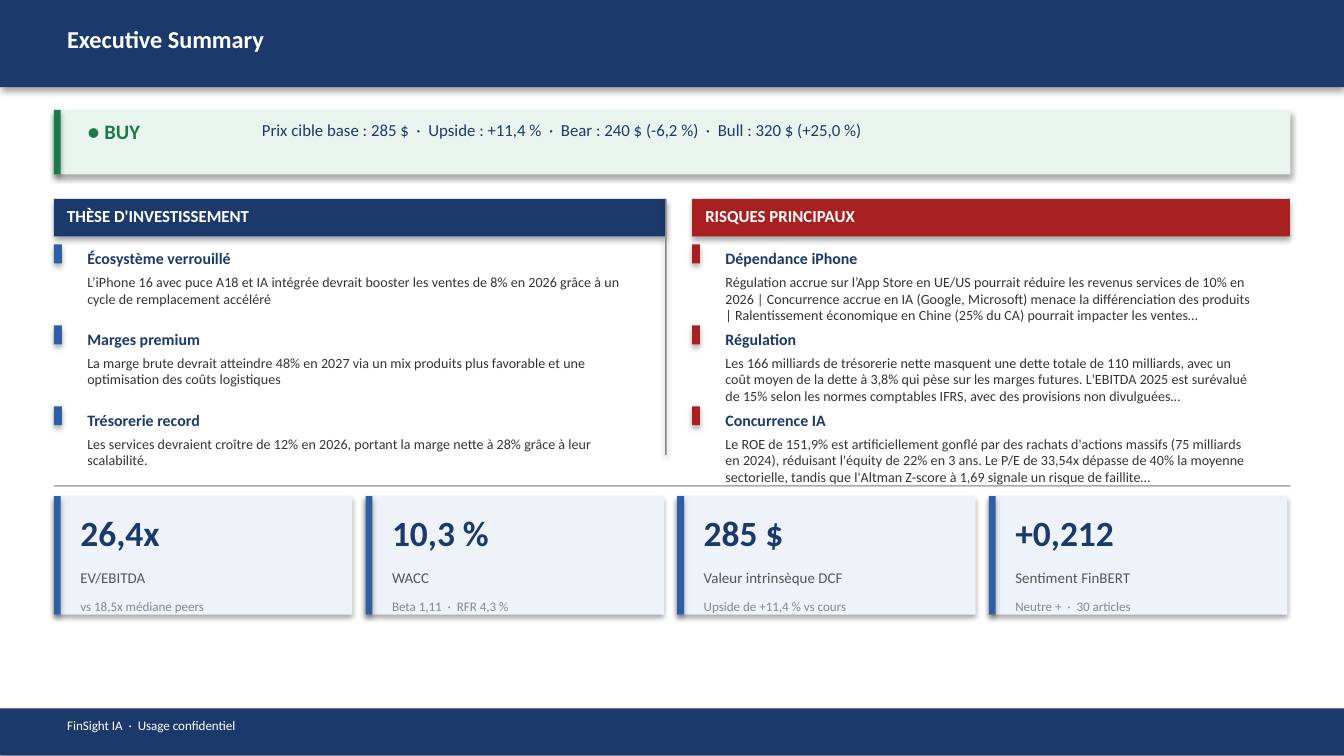
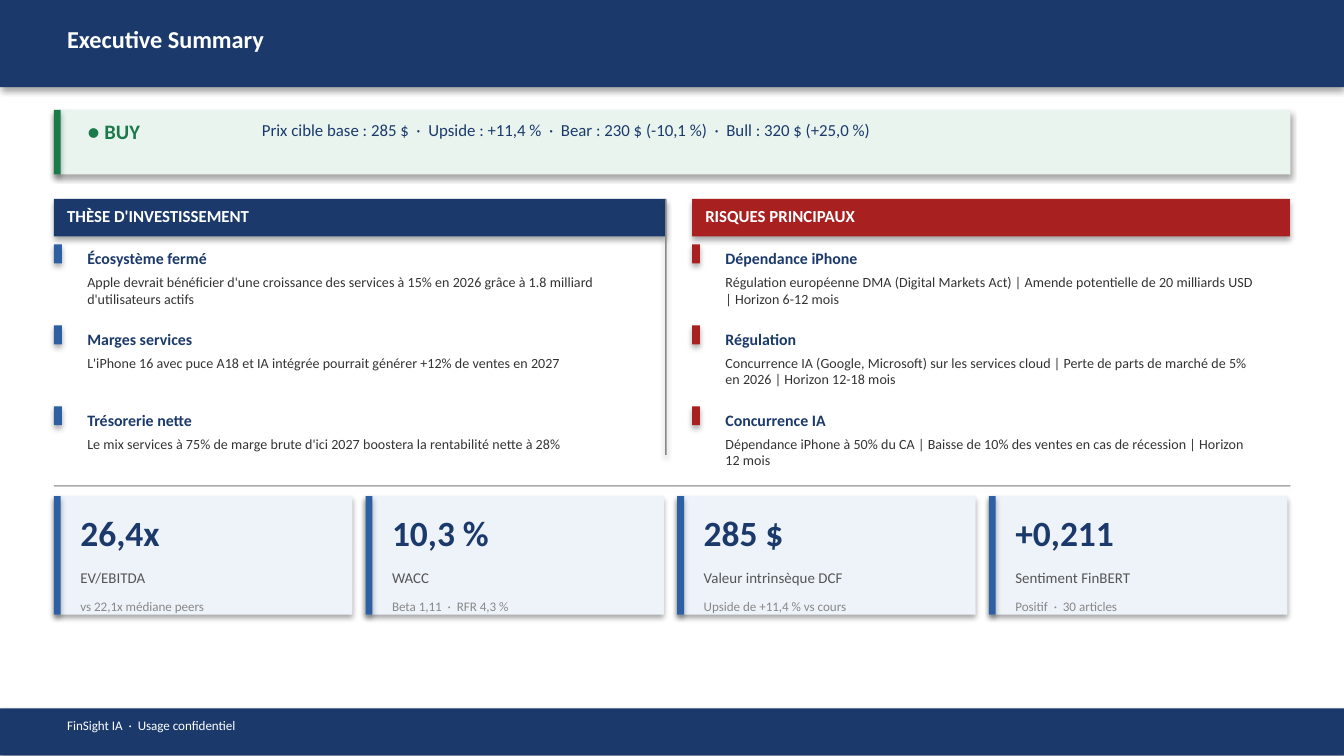
Before and after one commit to baptistejeh07-art/finsight-ia, a slide deck: slide 2 of preview/AAPL/AAPL_pitchbook.pptx. Drawn at 1344x756 pixels with LibreOffice and Linux fonts; fonts in the diff are those of the drawing. Boxes give left, top, right and bottom in pixels: in the first picture for what was removed or moved away, otherwise in the second. Text is boxed around its words. In the diff, an @@ line names an element or a change of style, - is before the commit and + after.

```diff
--- a/preview/AAPL/AAPL_pitchbook.pptx
+++ b/preview/AAPL/AAPL_pitchbook.pptx
@@ text at (262, 124, 849, 139): text changed @@
-Prix cible base : 285 $ · Upside : +11,4 % · Bear : 240 $ (-6,2 %) · Bull : 320 $ (+25,0 %)
+Prix cible base : 285 $ · Upside : +11,4 % · Bear : 230 $ (-10,1 %) · Bull : 320 $ (+25,0 %)
@@ text at (87, 250, 206, 267): text changed @@
-Écosystème verrouillé
+Écosystème fermé
@@ text at (87, 277, 593, 304): text changed @@
-L’iPhone 16 avec puce A18 et IA intégrée devrait booster les ventes de 8% en 2026 grâce à un cycle de remplacement accéléré
+Apple devrait bénéficier d'une croissance des services à 15% en 2026 grâce à 1.8 milliard d'utilisateurs actifs
@@ text at (725, 277, 1252, 304): text changed @@
-Régulation accrue sur l’App Store en UE/US pourrait réduire les revenus services de 10% en 2026 | Concurrence accrue en IA (Google, Microsoft) menace la différenciation des produits | Ralentissement économique en Chine (25% du CA) pourrait impacter les ventes…
+Régulation européenne DMA (Digital Markets Act) | Amende potentielle de 20 milliards USD | Horizon 6-12 mois
@@ text at (87, 334, 192, 348): text changed @@
-Marges premium
+Marges services
@@ text at (87, 358, 560, 371): text changed @@
-La marge brute devrait atteindre 48% en 2027 via un mix produits plus favorable et une optimisation des coûts logistiques
+L'iPhone 16 avec puce A18 et IA intégrée pourrait générer +12% de ventes en 2027
@@ text at (725, 358, 1246, 384): text changed @@
-Les 166 milliards de trésorerie nette masquent une dette totale de 110 milliards, avec un coût moyen de la dette à 3,8% qui pèse sur les marges futures. L'EBITDA 2025 est surévalué de 15% selon les normes comptables IFRS, avec des provisions non divulguées…
+Concurrence IA (Google, Microsoft) sur les services cloud | Perte de parts de marché de 5% en 2026 | Horizon 12-18 mois
@@ text at (87, 415, 192, 426): text changed @@
-Trésorerie record
+Trésorerie nette
@@ text at (87, 439, 560, 452): text changed @@
-Les services devraient croître de 12% en 2026, portant la marge nette à 28% grâce à leur scalabilité.
+Le mix services à 75% de marge brute d'ici 2027 boostera la rentabilité nette à 28%
@@ text at (725, 439, 1243, 465): text changed @@
-Le ROE de 151,9% est artificiellement gonflé par des rachats d'actions massifs (75 milliards en 2024), réduisant l'équity de 22% en 3 ans. Le P/E de 33,54x dépasse de 40% la moyenne sectorielle, tandis que l'Altman Z-score à 1,69 signale un risque de faillite…
+Dépendance iPhone à 50% du CA | Baisse de 10% des ventes en cas de récession | Horizon 12 mois
@@ text at (1015, 522, 1113, 551): text changed @@
-+0,212
++0,211
@@ text at (80, 602, 204, 613): text changed @@
-vs 18,5x médiane peers
+vs 22,1x médiane peers
@@ text at (1015, 602, 1117, 611): text changed @@
-Neutre + · 30 articles
+Positif · 30 articles
```
Also in this commit, not shown: 12 other slides changed, 4 other files.
